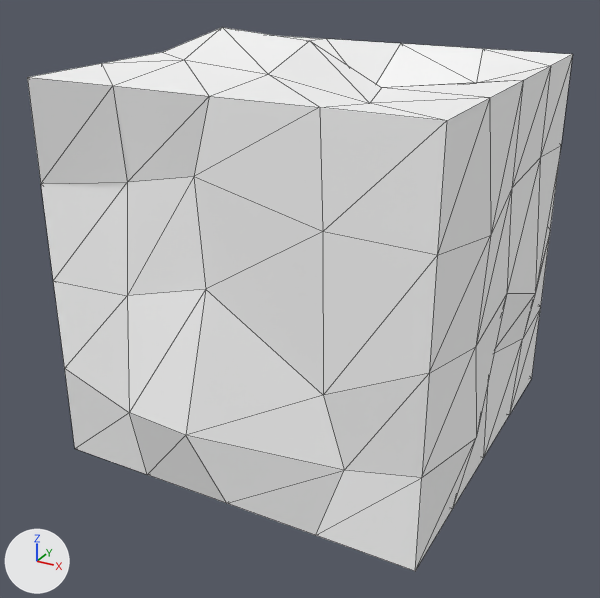
An edit to the glTF model dist/Model/cube.glb, drawn before and after from the same camera.
Both versions are drawn from a camera (50 mm lens) standing at (0.977, -1.898, 0.798) and looking at (-0.031, -0.066, -0.118). Lighting does not change. The marker at lower left points along +X, +Y and +Z. Mesh edges are drawn as thin lines. Vertices at the same position are counted once.
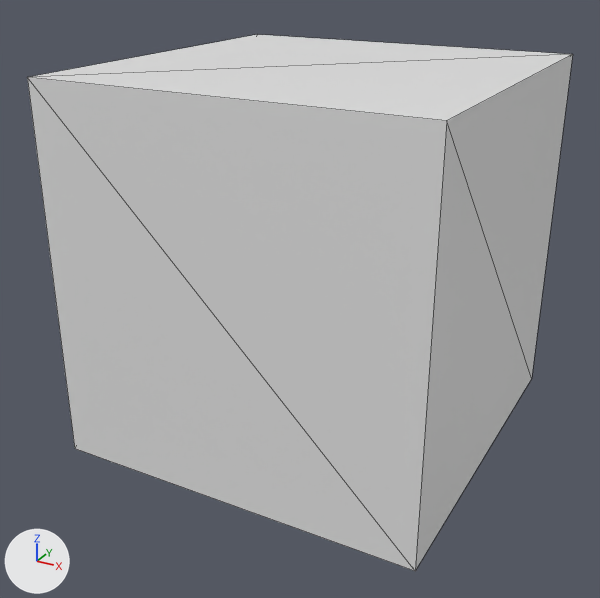
The change, as a list of edits to the scene's bpy script:
```text
Add mat_material:
    mat_material = principled_material('Material')
    mat_material.base_color = (0.8, 0.8, 0.8)  # white #e7e7e7
    mat_material.roughness = 0.4
Change me_cube_1067:
    used by ob_cube_001; location = (0.0, 0.0, 0.0); rotation_euler = (1.571, 0.0, 0.0), in degrees (90, 0, 0); scale = (0.5, 0.5, 0.5)
    remove me_cube_1067.from_pydata(...)  # 98 vertices, 192 faces; spans x -1.14..1.09, y -1.1..1.15, z -1.17..1.13
    remove me_cube_1067.materials.append(mat_material_061)  # white #e7e7e7
    add me_cube_1067.from_pydata(...)  # 8 vertices, 12 faces; spans x -1.0..1.0, y -1.0..1.0, z -1.0..1.0
    me_cube_1067 part 1
    90 vertices are removed from x -1.14..1.09, y -1.1..1.15, z -1.17..1.13
    192 faces are deleted
    12 new faces join them
    add me_cube_1067.materials.append(mat_material)  # white #e7e7e7
Change ob_cube_001:
    ob_cube_001.rotation_euler: (1.571, 0.0, 0.0) -> (0.0, 0.0, 0.0)  # degrees (90, 0, 0) -> degrees (0, 0, 0)
```

Location of each change, (x1, y1, x2, y2) in pixels of the pictures (600 x 598 px):
'Cube.001', reshaped, turned: before (27, 27, 573, 571); after (27, 35, 573, 571)
